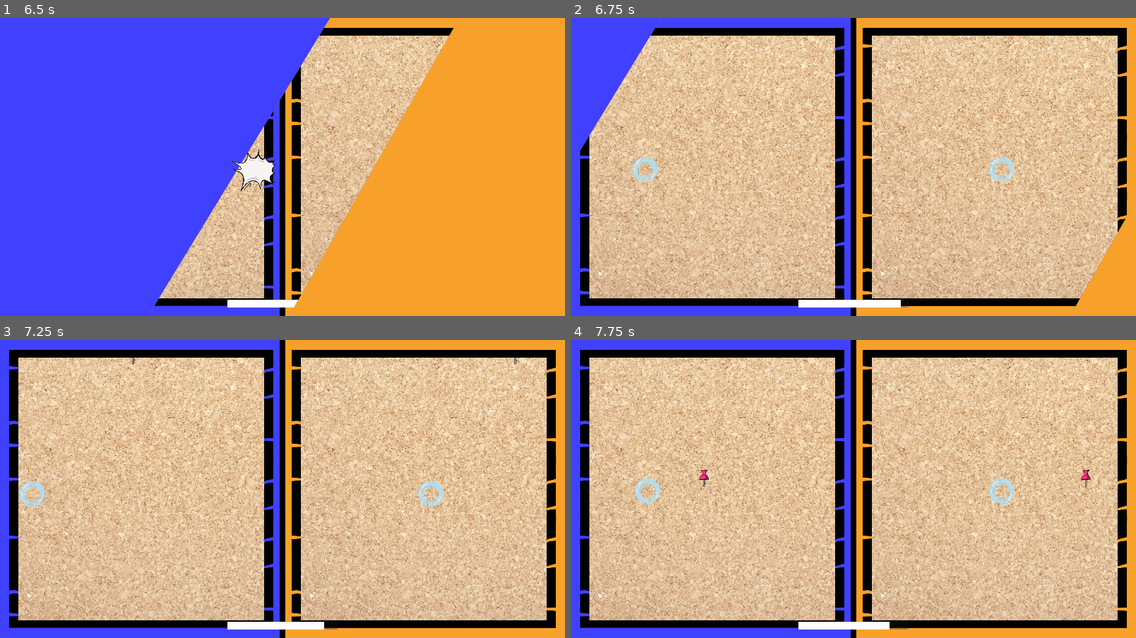
Above: before the commit, frames 1-4 (two rows, left to right).
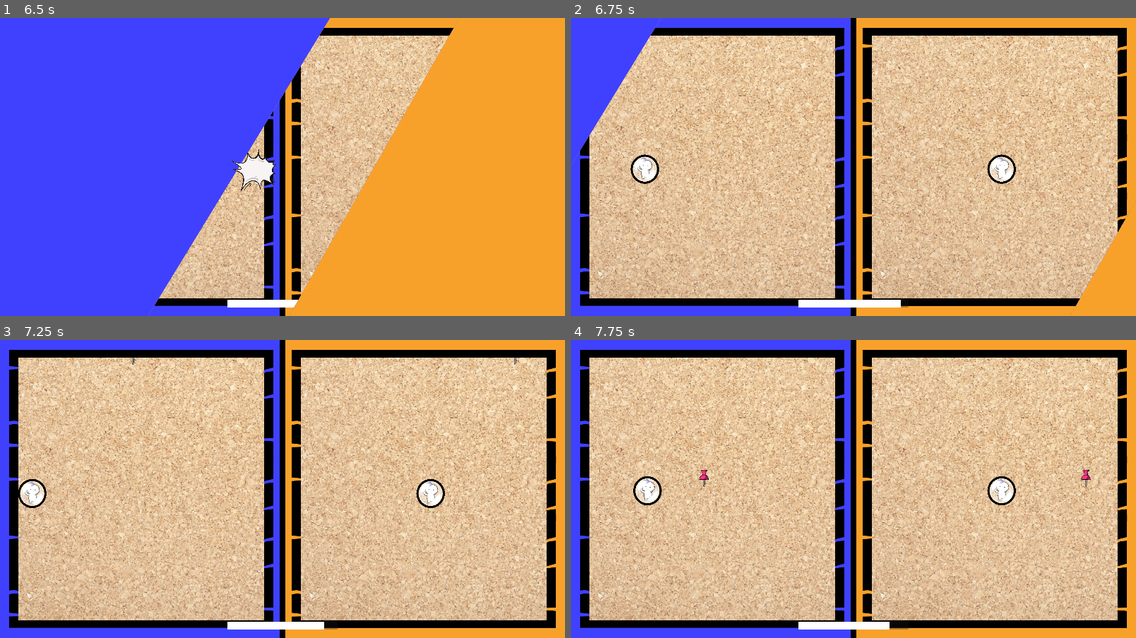
Above: after the commit, the same moments.

Repository: pablo4licante/gamejam-25
Game: Godot game, scene res://escenas/managers/main.tscn
The game is run twice, just before and just after one commit, with the same random seed, the same clock (stepped at 60 frames per second) and the same inputs.
Inputs:
- Up to frame 1 (6.5 s): tap Enter at 0.5, 2 s; hold D (1_right) 0.53-2.03 s; tap W (1_up) at 0.77, 1.52, 3.02, 3.77, 4.52, 6.02 s; tap Space at 1.25 s; hold A (1_left) 2.03-2.78 s; hold D (1_right) 2.78-4.28 s; hold A (1_left) 4.28-5.03 s; hold D (1_right) 5.03-5.78 s; hold A (1_left) from 5.78 s (still down)
- Up to frame 2 (6.75 s): keep holding A (1_left)
- Up to frame 3 (7.25 s): keep holding A (1_left); tap W (1_up) at 6.77 s
- Up to frame 4 (7.75 s): release A (1_left) at 7.28 s; hold D (1_right) from 7.28 s (still down); tap W (1_up) at 7.52 s

Frame 1 is identical in both runs. In frame 2, 0.8% of the frame differs, in the area x 10-79%, y 45-56%; in frame 3, 0.8%; in frame 4, 0.8%.

Commit message:
Mejor jugador pinchos

Diff:
--- a/escenas/entidades/jugador_pinchos.tscn
+++ b/escenas/entidades/jugador_pinchos.tscn
@@ -1,7 +1,8 @@
-[gd_scene load_steps=5 format=3 uid="uid://bb36pno1bfkv0"]
+[gd_scene load_steps=6 format=3 uid="uid://bb36pno1bfkv0"]
 
 [ext_resource type="Script" path="res://escenas/entidades/personaje_1.gd" id="1_58krt"]
-[ext_resource type="Texture2D" uid="uid://bnrmpb61hr8lv" path="res://assets/sprites/PompaAzul.png" id="2_yqj2h"]
+[ext_resource type="Texture2D" uid="uid://bj1i45f2dkrq8" path="res://assets/sprites/Pompa_copia.png" id="2_8senu"]
+[ext_resource type="Texture2D" uid="uid://c3ga2oajcjb4t" path="res://assets/sprites/personaje_salto_azul.png" id="2_fhmbo"]
 
 [sub_resource type="CircleShape2D" id="CircleShape2D_x0ot2"]
 radius = 44.2832
@@ -13,13 +14,19 @@
 position = Vector2(539, 535)
 script = ExtResource("1_58krt")
 
-[node name="Sprite2D" type="Sprite2D" parent="."]
-position = Vector2(-1.5, 3)
-scale = Vector2(0.0483398, 0.0488281)
-texture = ExtResource("2_yqj2h")
+[node name="SpriteMonigote" type="Sprite2D" parent="."]
+scale = Vector2(0.045, 0.045)
+texture = ExtResource("2_fhmbo")
+flip_h = true
+
+[node name="SpriteBurbuja" type="Sprite2D" parent="."]
+position = Vector2(-2, 2)
+scale = Vector2(0.0772124, 0.0787566)
+texture = ExtResource("2_8senu")
 
 [node name="CollisionShape2D" type="CollisionShape2D" parent="."]
-position = Vector2(-1, 1)
+visible = false
+position = Vector2(-2, 2)
 shape = SubResource("CircleShape2D_x0ot2")
 disabled = true
 
